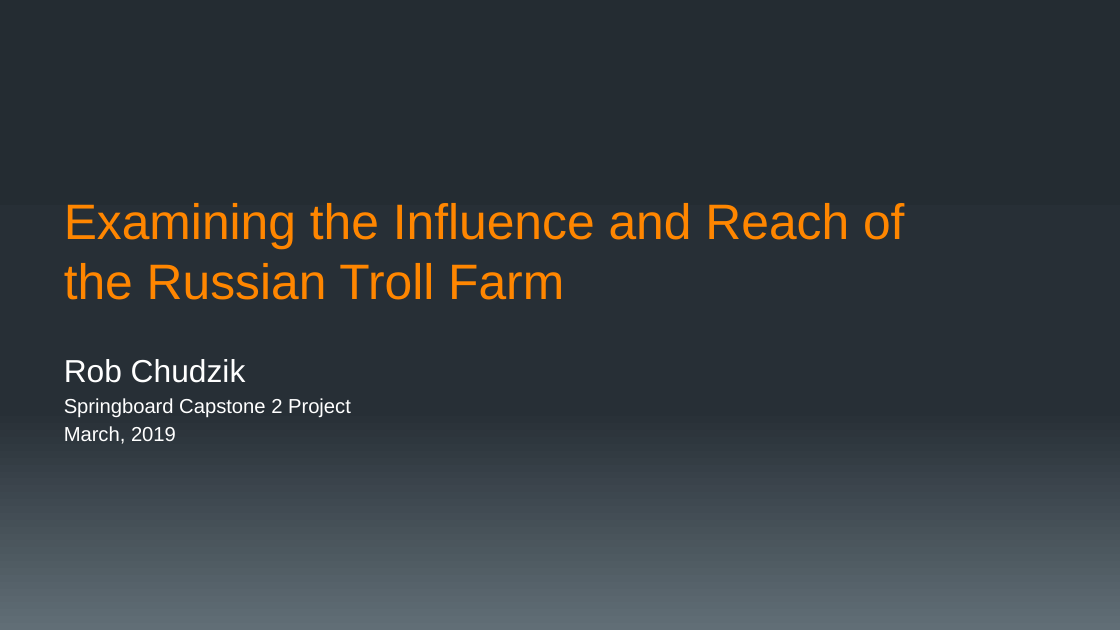
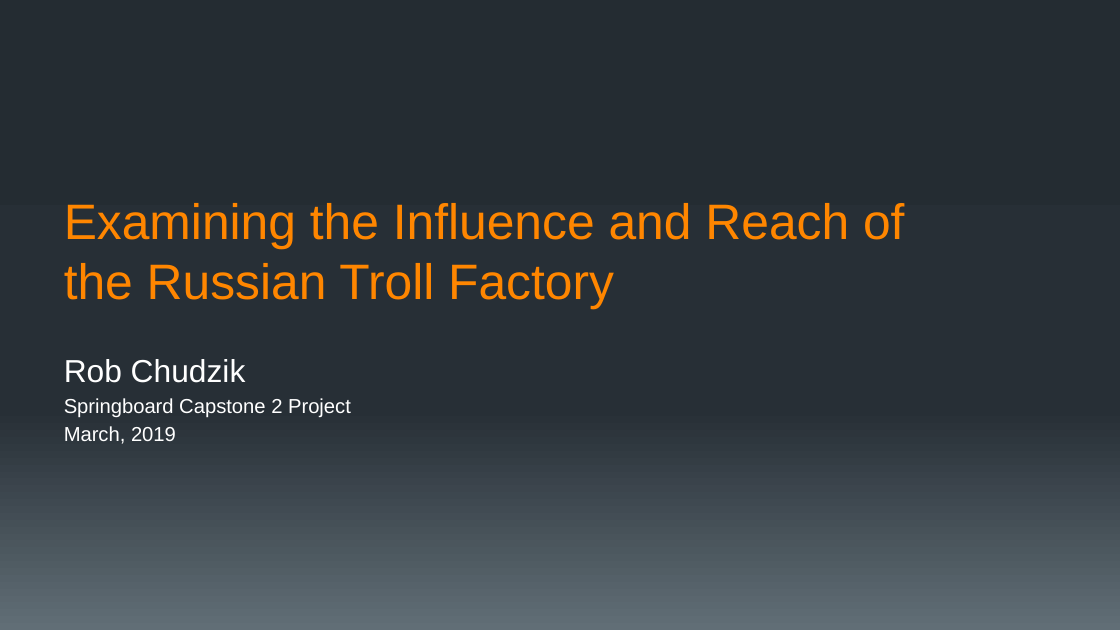
Before and after one commit to chudzikr/Capstone2, a slide deck: slide 1 of reports/Capstone2_Final_Report_Pres.pptx. Drawn at 1120x630 pixels with LibreOffice and Linux fonts; fonts in the diff are those of the drawing. Boxes give left, top, right and bottom in pixels: in the first picture for what was removed or moved away, otherwise in the second. Text is boxed around its words. In the diff, an @@ line names an element or a change of style, - is before the commit and + after.

```diff
--- a/reports/Capstone2_Final_Report_Pres.pptx
+++ b/reports/Capstone2_Final_Report_Pres.pptx
@@ title at (64, 203, 904, 310): text changed @@
-Examining the Influence and Reach of the Russian Troll Farm
+Examining the Influence and Reach of the Russian Troll Factory
```
Also in this commit, not shown: 1 other slide changed, 10 slides added, 1 slide removed, 1 other file.
